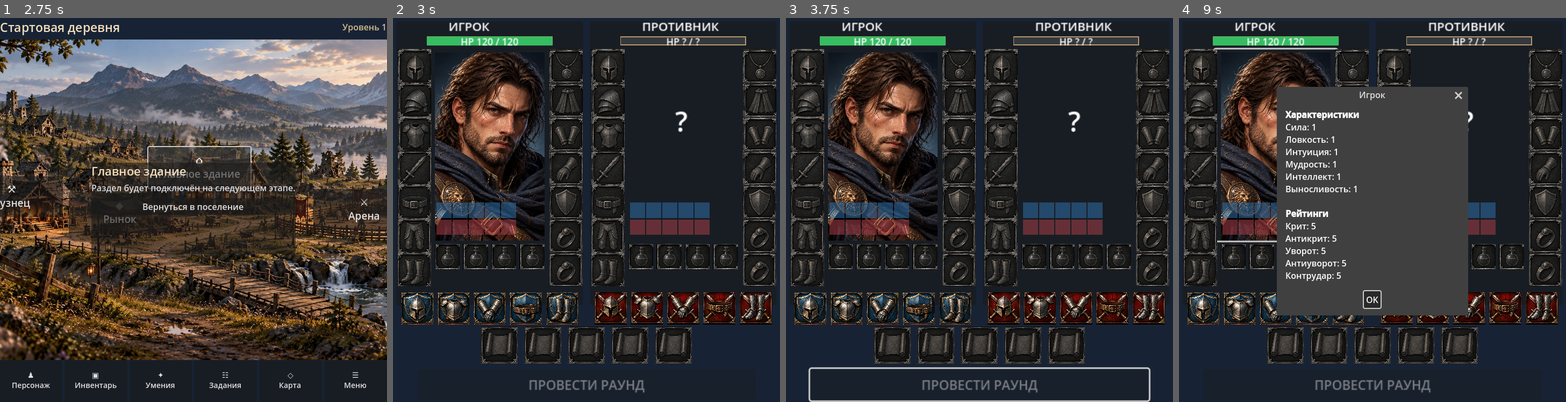
Above: before the commit, frames 1-4 (left to right).
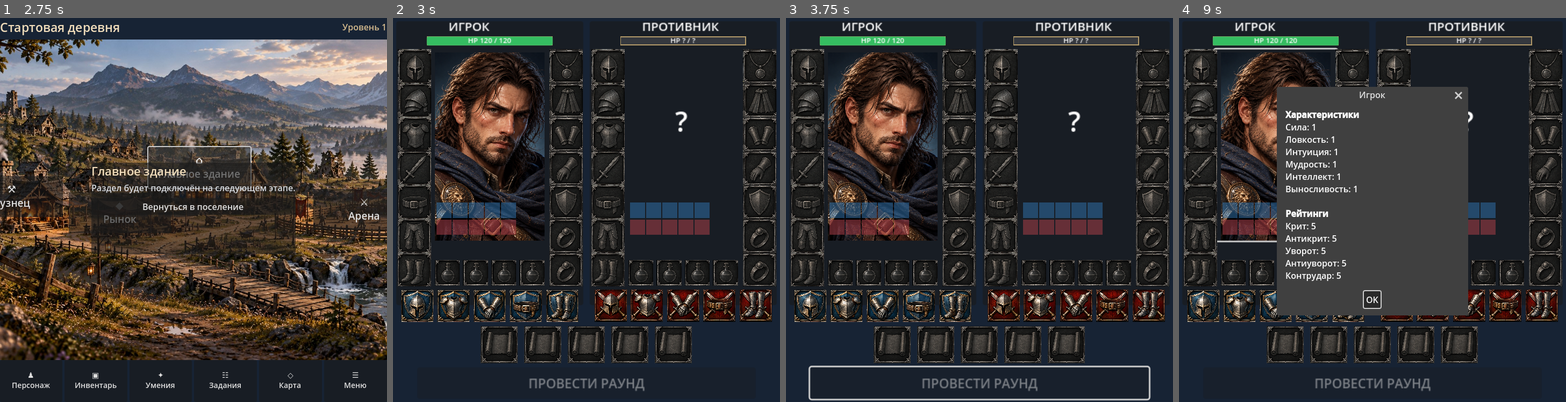
Above: after the commit, the same moments.

Repository: Archoniou1987/Battle-of-Artheon
Game: Godot game, scene res://scenes/main/main.tscn
The game is run twice, just before and just after one commit, with the same random seed, the same clock (stepped at 60 frames per second) and the same inputs.
Inputs (mouse positions are in pixels of both pictures, inside the frame that each line leads up to):
- Up to frame 1 (2.75 s): click "⚒ Кузнец" at 0.5 s; click "◆ Рынок" at 1.25 s; click "⌂ Главное здание" at 2 s
- Up to frame 2 (3 s): click "⚔ Арена" at 2.75 s
- Up to frame 3 (3.75 s): click "♟ Персонаж" at 3.5 s
- Up to frame 4 (9 s): click "▣ Инвентарь" at 4.25 s; click "✦ Умения" at 5 s; click "☷ Задания" at 5.75 s; click "◇ Карта" at 6.5 s; click "☰ Меню" at 7.25 s; click "Вернуться в поселение" at 8 s; click (1275, 144) at 8.77 s

Frame 1 is identical in both runs. In frame 2, 8.5% of the frame differs, in the area x 2-98%, y 5-98%; in frame 3, 10%, in the area x 2-98%, y 5-100%; in frame 4, 5.8%.

Commit message:
Align elixirs with bottom equipment and balance combat control gaps

Diff:
--- a/ui/arena/arena_screen.gd
+++ b/ui/arena/arena_screen.gd
@@ -159,7 +159,7 @@
 	_build_fighter(Vector2(4, 8), true)
 	_build_fighter(Vector2(244, 8), false)
 	var abilities := HBoxContainer.new()
-	abilities.position = Vector2(109, 387)
+	abilities.position = Vector2(109, 386)
 	abilities.add_theme_constant_override("separation", 8)
 	square_content.add_child(abilities)
 	for index in range(5):
@@ -177,7 +177,7 @@
 		abilities.add_child(button)
 	round_button = Button.new()
 	round_button.text = "ПРОВЕСТИ РАУНД"
-	round_button.position = Vector2(30, 439)
+	round_button.position = Vector2(30, 437)
 	round_button.custom_minimum_size = Vector2(420, 39)
 	round_button.disabled = true # No fake rounds: wait for CombatCommandApi integration.
 	round_button.tooltip_text = "Подключение CombatCommandApi — следующий этап"
@@ -250,7 +250,7 @@
 	health.position = Vector2(38, 17)
 	health.custom_minimum_size = Vector2(156, 14)
 	health.horizontal_alignment = HORIZONTAL_ALIGNMENT_CENTER
-	health.add_theme_font_size_override("font_size", 12)
+	health.add_theme_font_size_override("font_size", 9)
 	health.add_theme_color_override("font_color", Color.WHITE)
 	health.text = "HP —" if is_player else "HP ? / ?"
 	inner.add_child(health)
@@ -259,7 +259,7 @@
 	if is_player:
 		hp_label = health
 	var elixir_row := HBoxContainer.new()
-	elixir_row.position = Vector2(48, 276)
+	elixir_row.position = Vector2(48, 296)
 	elixir_row.add_theme_constant_override("separation", 4)
 	inner.add_child(elixir_row)
 	for elixir_index in range(4):
@@ -279,7 +279,7 @@
 			enemy_elixir_slots.append(elixir_button)
 	_update_elixir_slots()
 	var zone_row := HBoxContainer.new()
-	zone_row.position = Vector2(6, 336)
+	zone_row.position = Vector2(6, 333)
 	zone_row.add_theme_constant_override("separation", 5)
 	inner.add_child(zone_row)
 	for index in range(ZONES.size()):
